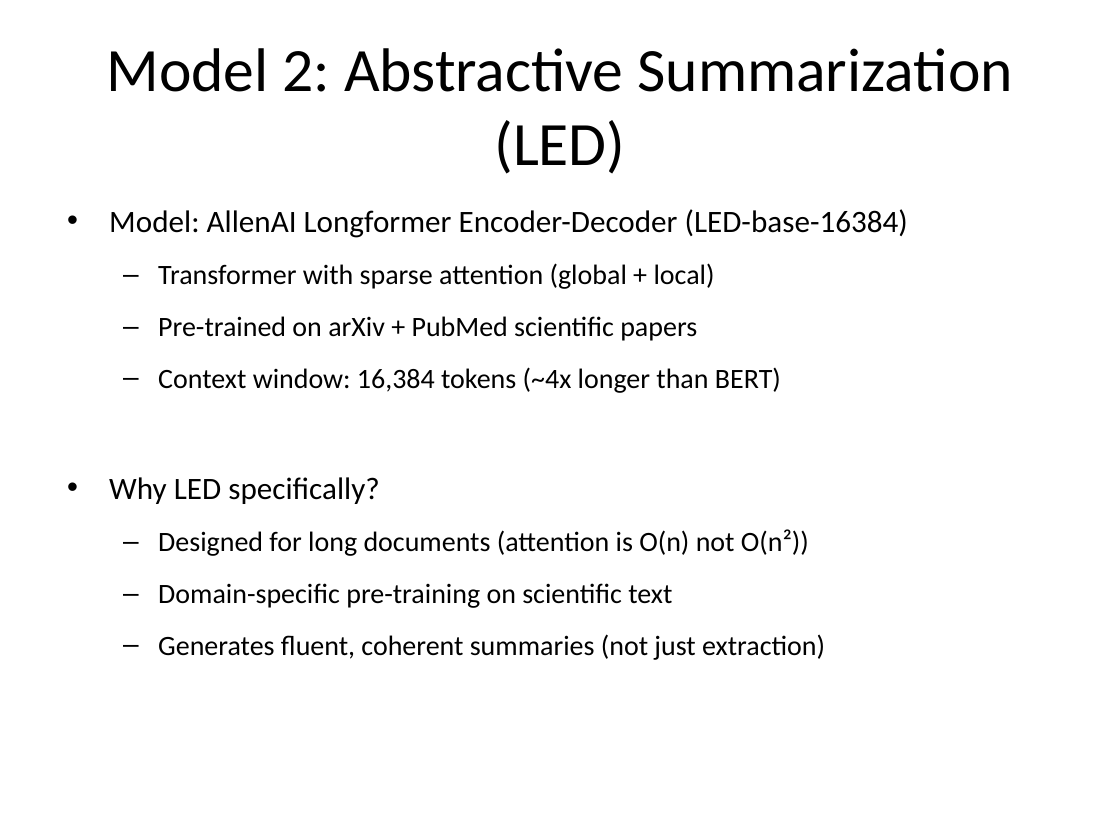
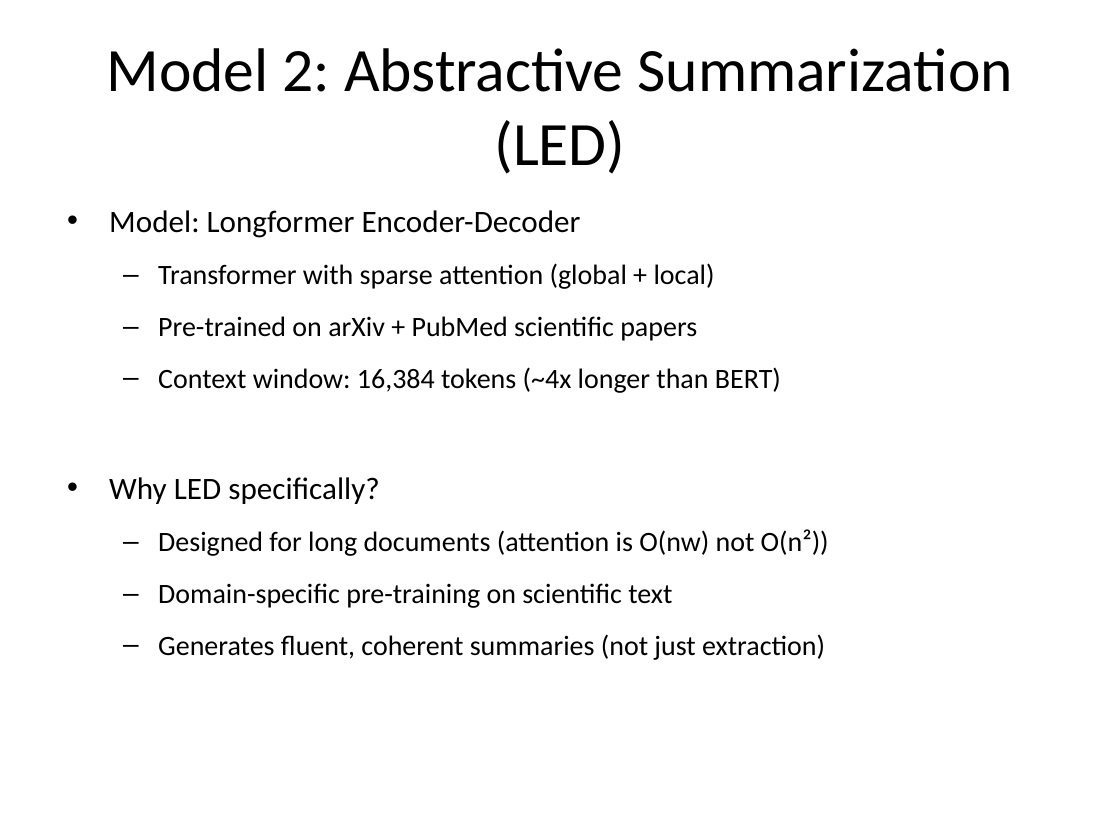
Before and after one commit to Samrwitt/research_summarizer, a slide deck: slide 8 of Research_Summarizer_Project.pptx. Drawn at 1120x840 pixels with LibreOffice and Linux fonts; fonts in the diff are those of the drawing. Boxes give left, top, right and bottom in pixels: in the first picture for what was removed or moved away, otherwise in the second. Text is boxed around its words. In the diff, an @@ line names an element or a change of style, - is before the commit and + after.

```diff
--- a/Research_Summarizer_Project.pptx
+++ b/Research_Summarizer_Project.pptx
@@ text at [109, 210, 581, 238]: text changed @@
-• Model: AllenAI Longformer Encoder-Decoder (LED-base-16384)
+• Model: Longformer Encoder-Decoder
@@ text at [158, 529, 829, 556]: text changed @@
-  – Designed for long documents (attention is O(n) not O(n²))
+  – Designed for long documents (attention is O(nw) not O(n²))
```
Also in this commit, not shown: 3 other slides changed, 1 slide added.
